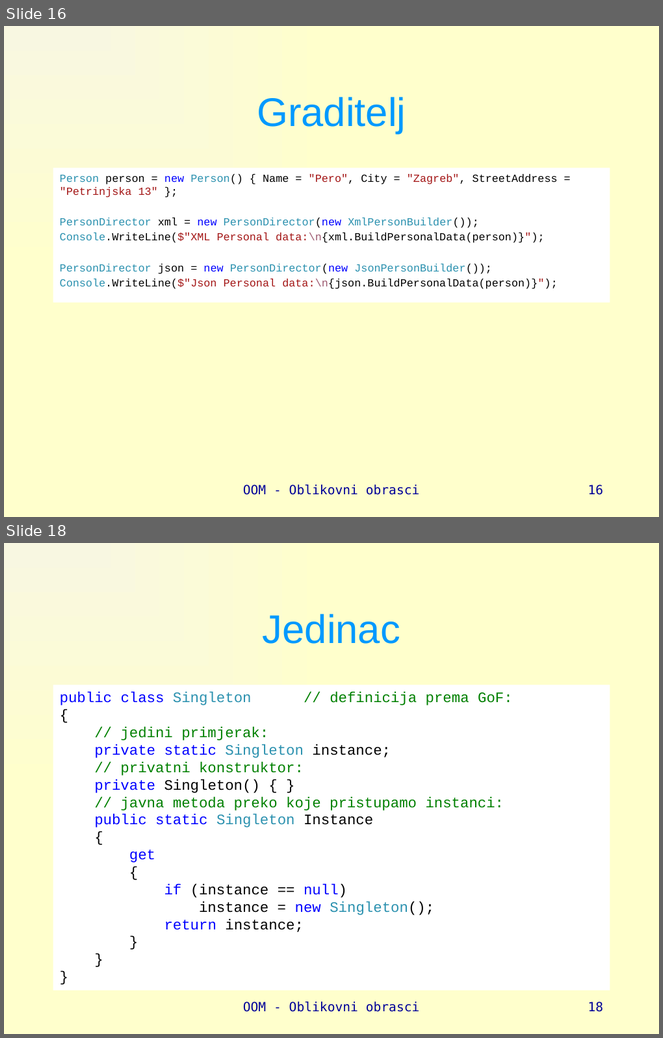
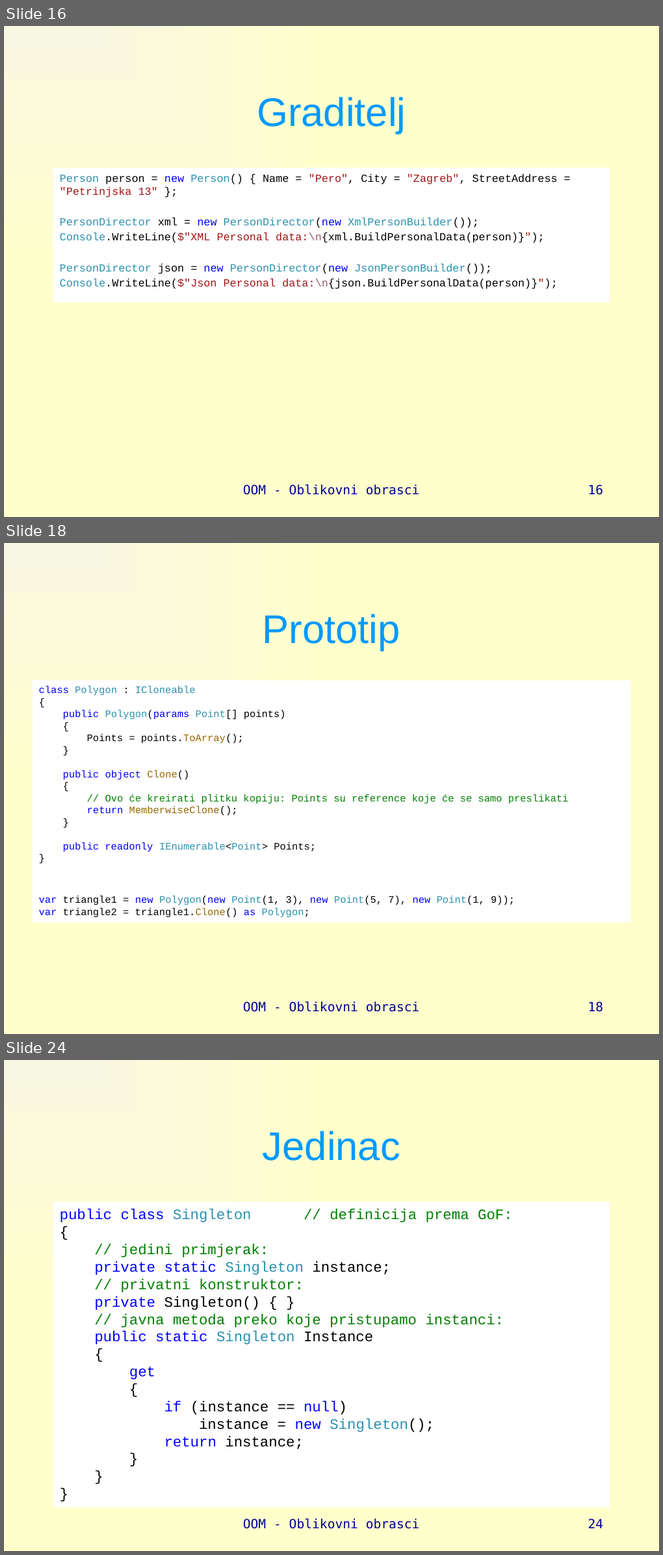
Before and after one commit to vsite-oom/DesignPatterns, a slide deck: docs/Design patterns.pptx. Shown one above the other, each under a label of ours: slides 16 and 18 before the commit, slides 16, 18 and 24 after it; the slides between them are not shown. The pictures are 663x1038 and 663x1555 pixels, drawn with LibreOffice and Linux fonts; fonts in the diff are those of the drawing. Boxes give left, top, right and bottom in pixels: in the first picture for what was removed or moved away, otherwise in the second. Text is boxed around its words. In the diff, an @@ line names an element or a change of style, - is before the commit and + after.

```diff
--- a/docs/Design patterns.pptx
+++ b/docs/Design patterns.pptx
@@ slide 18 added at [4,543,659,1034], background gradient #F8F7E1 to #FFFFCC @@
@@ title added at [263,614,400,651], 44 pt, text #0099FF @@
+Prototip
@@ rectangle added at [32,681,631,923], fill #FFFFFF, 11 pt, text #000000 @@
+class Polygon : ICloneable
+{
+public Polygon(params Point[] points)
+{
+Points = points.ToArray();
+}
+public object Clone()
+{
+// Ovo će kreirati plitku kopiju: Points su reference koje će se samo preslikati
+return MemberwiseClone();
+}
+public readonly IEnumerable<Point> Points;
+}
+var triangle1 = new Polygon(new Point(1, 3), new Point(5, 7), new Point(1, 9));
+var triangle2 = triangle1.Clone() as Polygon;
@@ text added at [243,1002,420,1012], 14 pt, text #000099 @@
+OOM - Oblikovni obrasci
@@ page number added at [588,1002,604,1012], 14 pt, text #000099 @@
+18
@@ what was slide 18 is now slide 24 @@
@@ page number at [588,1519,604,1529]: text changed @@
-18
+24
```
Also in this commit, not shown: 13 slides changed, 7 other slides added, 19 other files.
